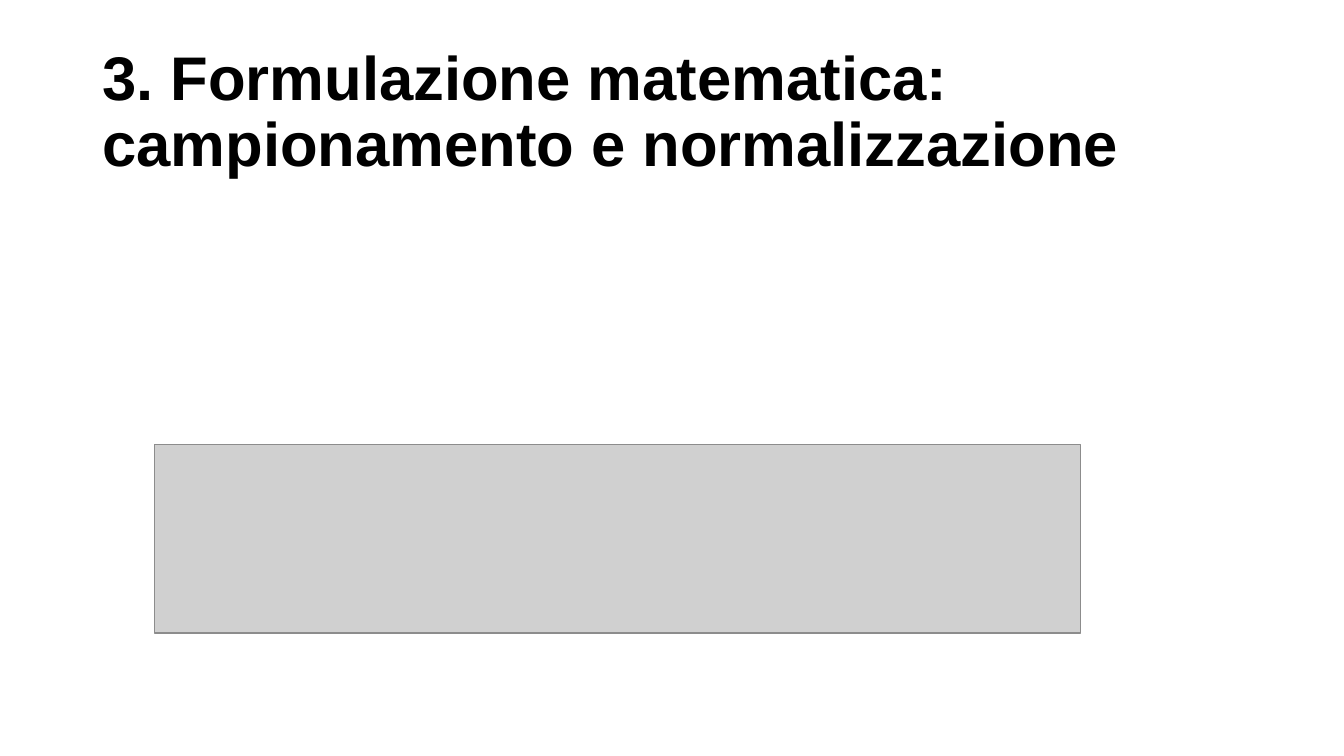
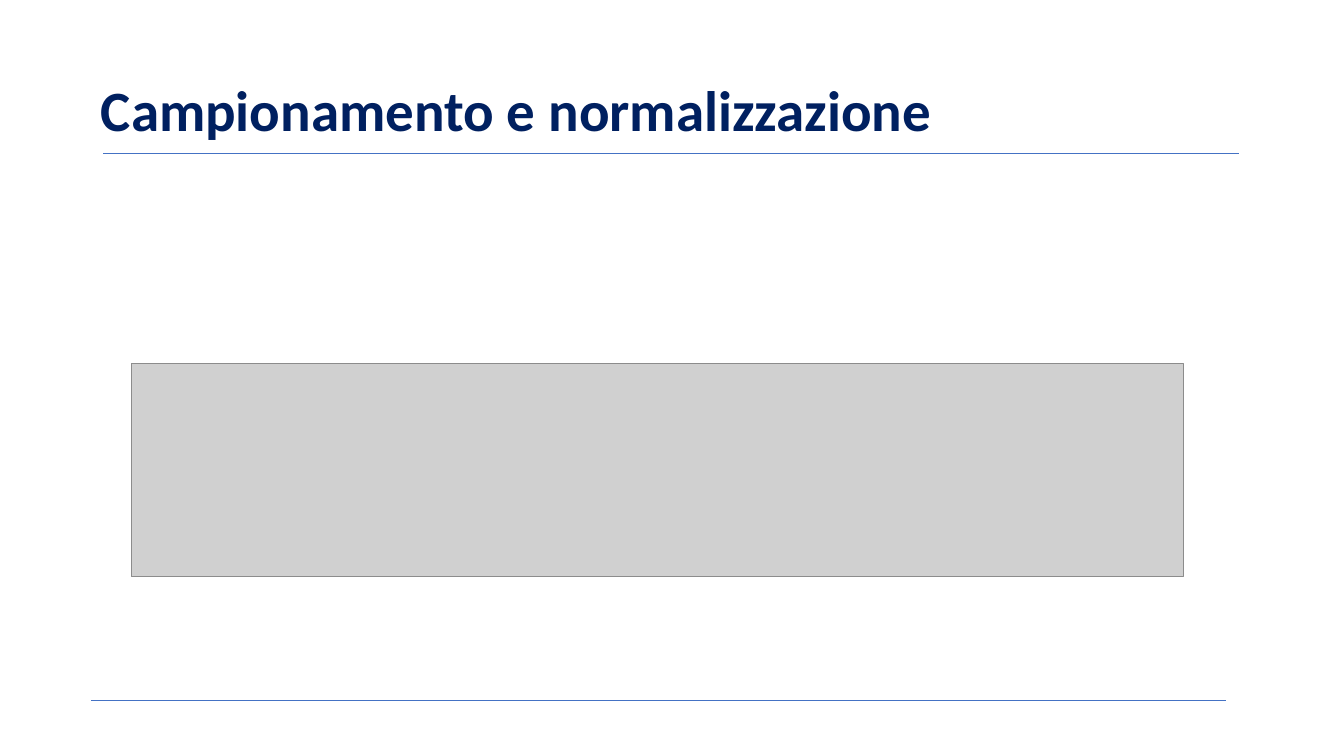
Before and after one commit to BernardoGiordano/NelderMeadMethod, a slide deck: slide 6 of presentazione progetto/Presentazione martone MOTT.pptx (slide 7 before the commit). Drawn at 1344x756 pixels with LibreOffice and Linux fonts; fonts in the diff are those of the drawing; grey boxes stand for pictures; background and template pictures are left out. Boxes give left, top, right and bottom in pixels: in the first picture for what was removed or moved away, otherwise in the second. Text is boxed around its words. In the diff, an @@ line names an element or a change of style, - is before the commit and + after.

```diff
--- a/presentazione progetto/Presentazione martone MOTT.pptx
+++ b/presentazione progetto/Presentazione martone MOTT.pptx
@@ text at (101,91,931,140): text changed; size 44 to 40.7 pt; font Arial to Calibri; text colour #000000 to #002060 @@
-3. Formulazione matematica: campionamento e normalizzazione
+Campionamento e normalizzazione
@@ line added from (104, 153) to (1239, 153), #4472C4 0.5 pt @@
@@ picture: place and size @@
-picture at (154,445,1081,633)
+picture at (131,363,1184,577)
@@ line added from (91, 701) to (1227, 701), #4472C4 0.5 pt @@
```
Also in this commit, not shown: 5 other slides changed, 3 slides added, 4 slides removed.
